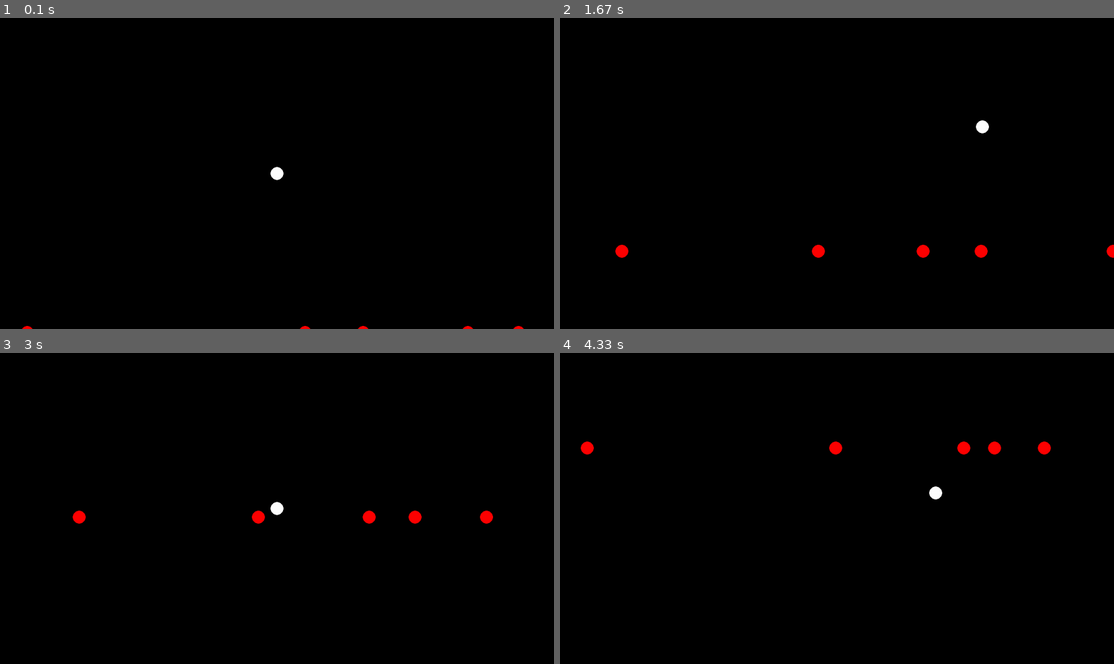
Above: before the commit, frames 1-4 (two rows, left to right).
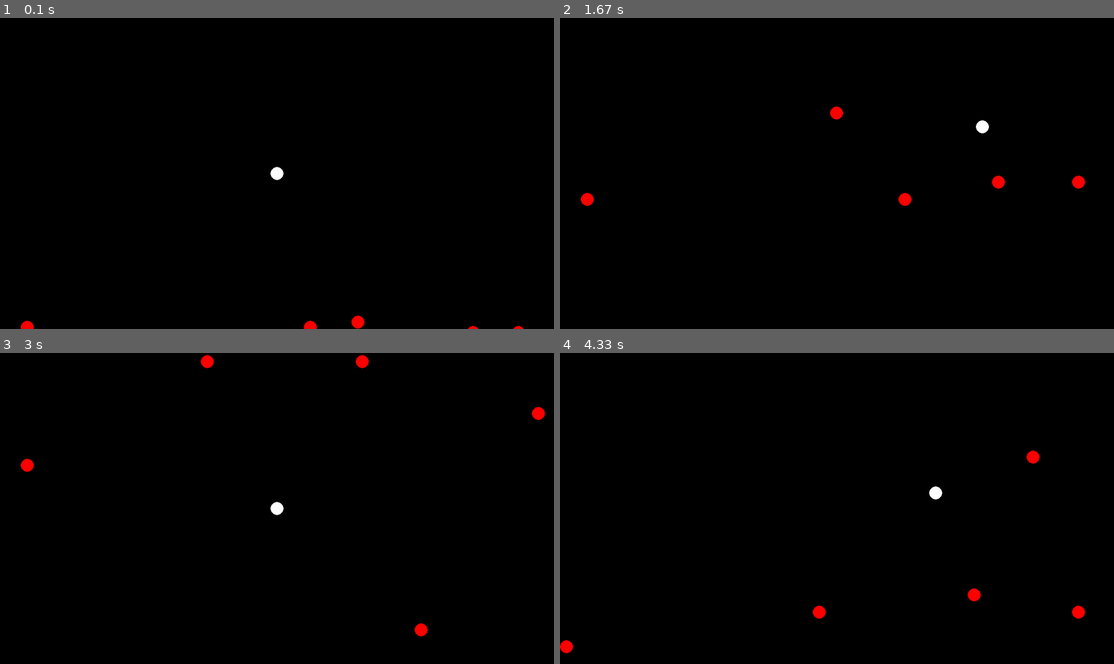
Above: after the commit, the same moments.

Repository: PyroRay/Python-Pygame-Stuff
Game: pygame game, started from Pygame Excersizes/ObjectGame/ObjectGame.py
Two runs of this game, one before a commit and one after it. Both use one fixed random seed, a clock stepped at 60 frames per second and the inputs below.
Inputs:
- Up to frame 1 (0.1 s): no input
- Up to frame 2 (1.67 s): hold D 0.33-0.8 s; hold W 0.83-1.13 s; hold D 1.17-1.63 s
- Up to frame 3 (3 s): hold A 1.67-2.2 s; hold S 2.23-2.53 s; hold A 2.57-2.97 s
- Up to frame 4 (4.33 s): hold W 3-3.37 s; hold D 3.4-4.03 s; hold S from 4.07 s (still down)

The runs differ from the first frame. In frame 1, 0.2% of the frame differs, in the area x 3-87%, y 95-100%; in frame 2, 0.8%; in frame 3, 0.8%; in frame 4, 0.8%, in the area x 0-95%, y 28-97%.

Commit message:
Add constant playerspeed, attempt rand badrobt spd

Diff:
--- a/Pygame Excersizes/ObjectGame/ObjectGame.py
+++ b/Pygame Excersizes/ObjectGame/ObjectGame.py
@@ -19,6 +19,7 @@
 delay = 20 # How many pixels off screen the robot will be when it wraps around to the bottom from top
 timer = 0
 numRobots = 5
+_playerspeed=3
 screendim = pygame.display.get_surface().get_size()
 #endregion
 
@@ -132,20 +133,20 @@
 
     #region Player Direction
     if up_pressed:
-        playerbot.move(0,-3)
+        playerbot.move(0,-_playerspeed)
     if down_pressed:
-        playerbot.move(0,3)
+        playerbot.move(0,_playerspeed)
     if left_pressed:
-        playerbot.move(-3,0)
+        playerbot.move(-_playerspeed,0)
     if right_pressed:
-        playerbot.move(3,0)
+        playerbot.move(_playerspeed,0)
     #endregion
 
     #region Robots Direction
     for i in range(len(robots)):
         # print(i)
         if timer % 120 == 0:
-            robots[i].setdirection(random.randint(-1,1),-1)
+            robots[i].setdirection(random.randint(-1,1),random.randint(-_playerspeed,-1))
         elif(robots[i].x > screendim[0]):
             robots[i].setdirection(-1)
         elif(robots[i].x < 0):
